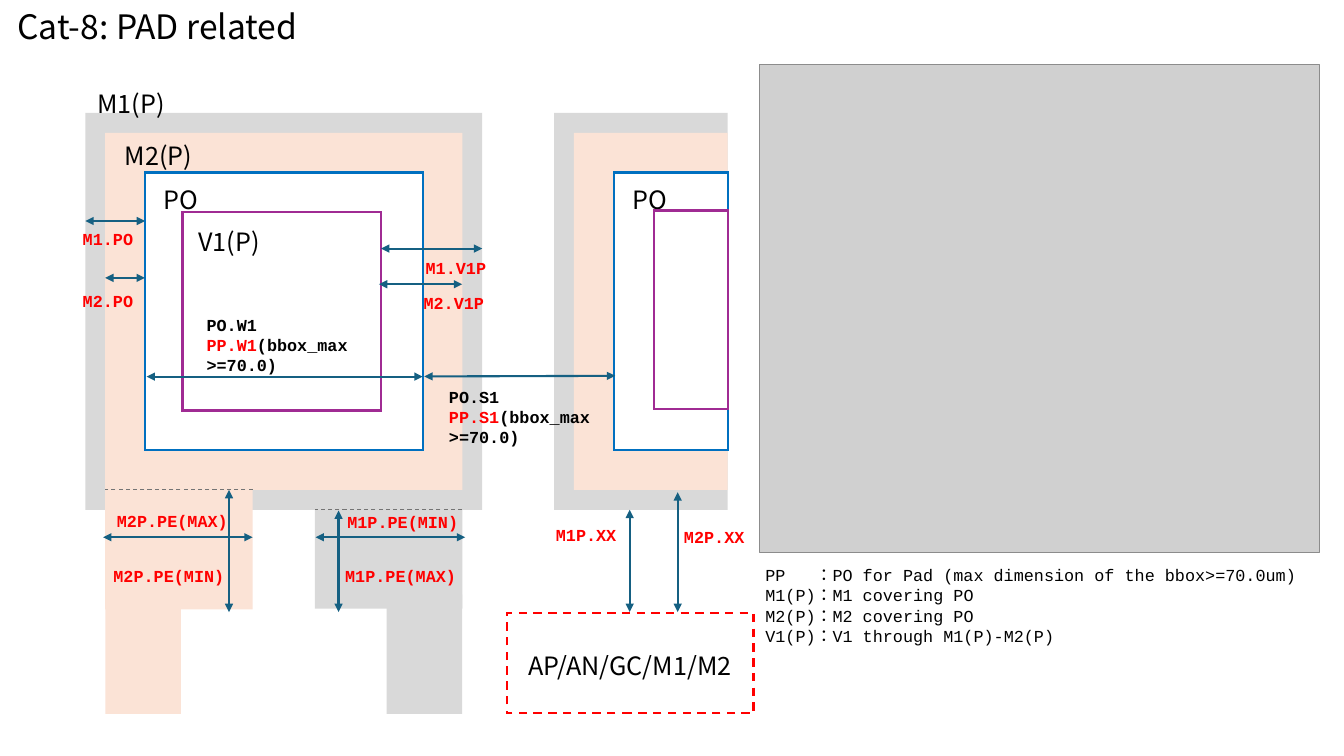
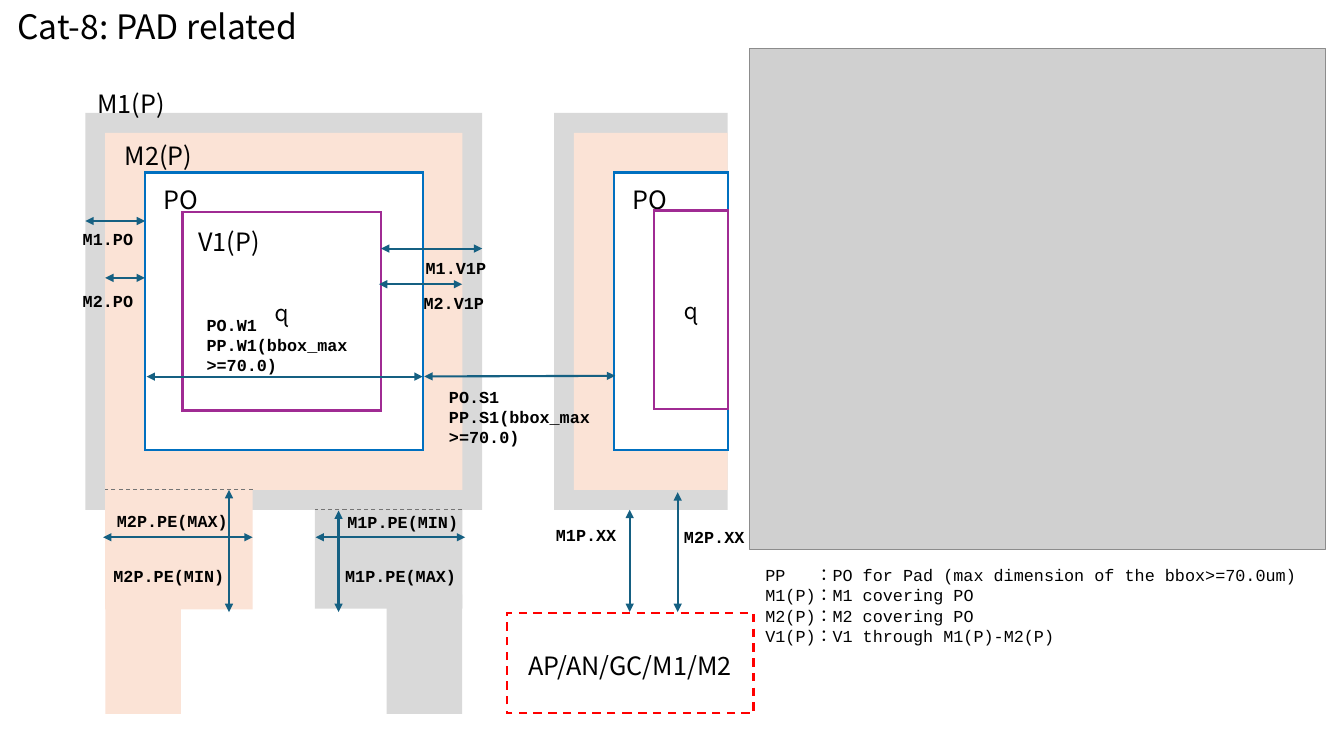
Before and after one commit to OpenSUSI/TR-1um, a slide deck: slide 10 of Document/TR-1um_DRC_summary.pptx. Drawn at 1344x756 pixels with LibreOffice and Linux fonts; fonts in the diff are those of the drawing; grey boxes stand for pictures. Boxes give left, top, right and bottom in pixels: in the first picture for what was removed or moved away, otherwise in the second. Text is boxed around its words. In the diff, an @@ line names an element or a change of style, - is before the commit and + after.

```diff
--- a/Document/TR-1um_DRC_summary.pptx
+++ b/Document/TR-1um_DRC_summary.pptx
@@ picture resized from (x1=759, y1=65, x2=1320, y2=553) to (x1=750, y1=48, x2=1326, y2=549) @@
@@ text in rectangle at (x1=274, y1=308, x2=289, y2=327): text added @@
+q
@@ text in rectangle at (x1=684, y1=306, x2=699, y2=325): text added @@
+q
@@ text at (x1=207, y1=339, x2=348, y2=355): text colour #FF0000 to #000000 in "PP.W1(bbox_max" @@
@@ text at (x1=449, y1=411, x2=590, y2=427): text colour #FF0000 to #000000 in "PP.S1(bbox_max" @@
@@ text colour #FF0000 to #000000 in 10 elements at (x1=83, y1=232, x2=133, y2=250), (x1=83, y1=295, x2=133, y2=313), (x1=426, y1=261, x2=486, y2=279), (x1=556, y1=530, x2=616, y2=541), (x1=347, y1=516, x2=458, y2=532), (x1=117, y1=515, x2=228, y2=531), (x1=113, y1=570, x2=224, y2=586), (x1=345, y1=570, x2=456, y2=586), (x1=424, y1=297, x2=484, y2=315), (x1=684, y1=531, x2=744, y2=543) @@
```
Also in this commit, not shown: 6 other slides changed, 9 slides added, 1 other file.
